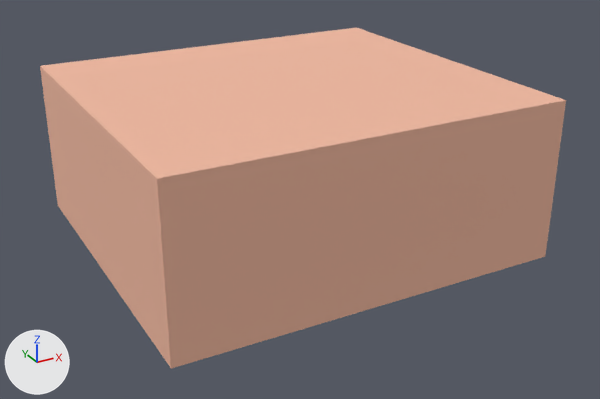
An edit to the glTF model shared/assets/models/product_diced_fish.glb, drawn before and after from the same camera.
Camera for both pictures: a 50 mm lens placed at (-0.207, -0.394, 0.17), pointed at (0.003, -0.012, -0.021). Every picture has the same lights, and +X, +Y and +Z are marked at lower left. The older version comes first. Vertices at exactly the same position are counted once.

Objects in the first picture: 'product.diced_fish'.
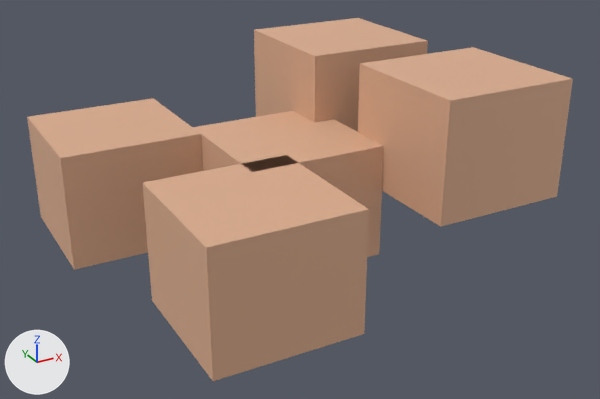
The change, as a diff of the scene's bpy script:
```diff
--- a/shared/assets/models/product_diced_fish.glb.py
+++ b/shared/assets/models/product_diced_fish.glb.py
@@ mat_item @@
 mat_item = principled_material('item')
-mat_item.base_color = (0.888, 0.485, 0.352)  # beige #f2b9a0
+mat_item.base_color = (0.745, 0.434, 0.279)  # beige #e0b090
 mat_item.roughness = 0.85
@@ me_item @@
 # used by ob_product_diced_fish; location = (0.0, 0.0, 0.0); scale = (0.22, 0.2, 0.09)
-me_item.from_pydata(...)  # 8 vertices, 12 faces; spans x -0.5..0.5, y -0.5..0.5, z -0.5..0.5
+me_item.from_pydata(...)  # 40 vertices, 60 faces; spans x -0.5..0.5, y -0.444..0.444, z -0.222..0.222
+# me_item part 1: the whole mesh is rebuilt
 me_item.materials.append(mat_item)
@@ ob_product_diced_fish @@
 ob_product_diced_fish.location = (0.0, 0.0, 0.0)
-ob_product_diced_fish.scale = (0.22, 0.2, 0.09)
+ob_product_diced_fish.scale = (0.24, 0.24, 0.24)
```

Boxes (x1, y1, x2, y2) around the edits, measured in the pictures (600 x 399 px):
'product.diced_fish', recoloured, reshaped, rescaled (6% taller): before (40, 28, 566, 369); after (27, 18, 573, 381)
